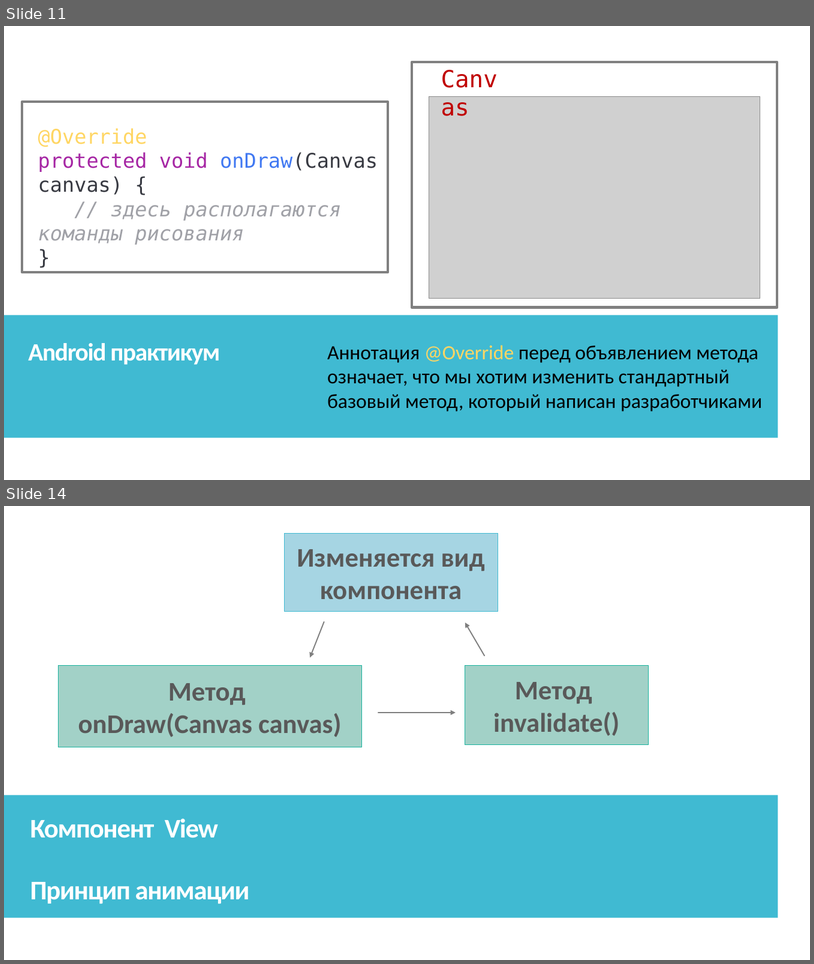
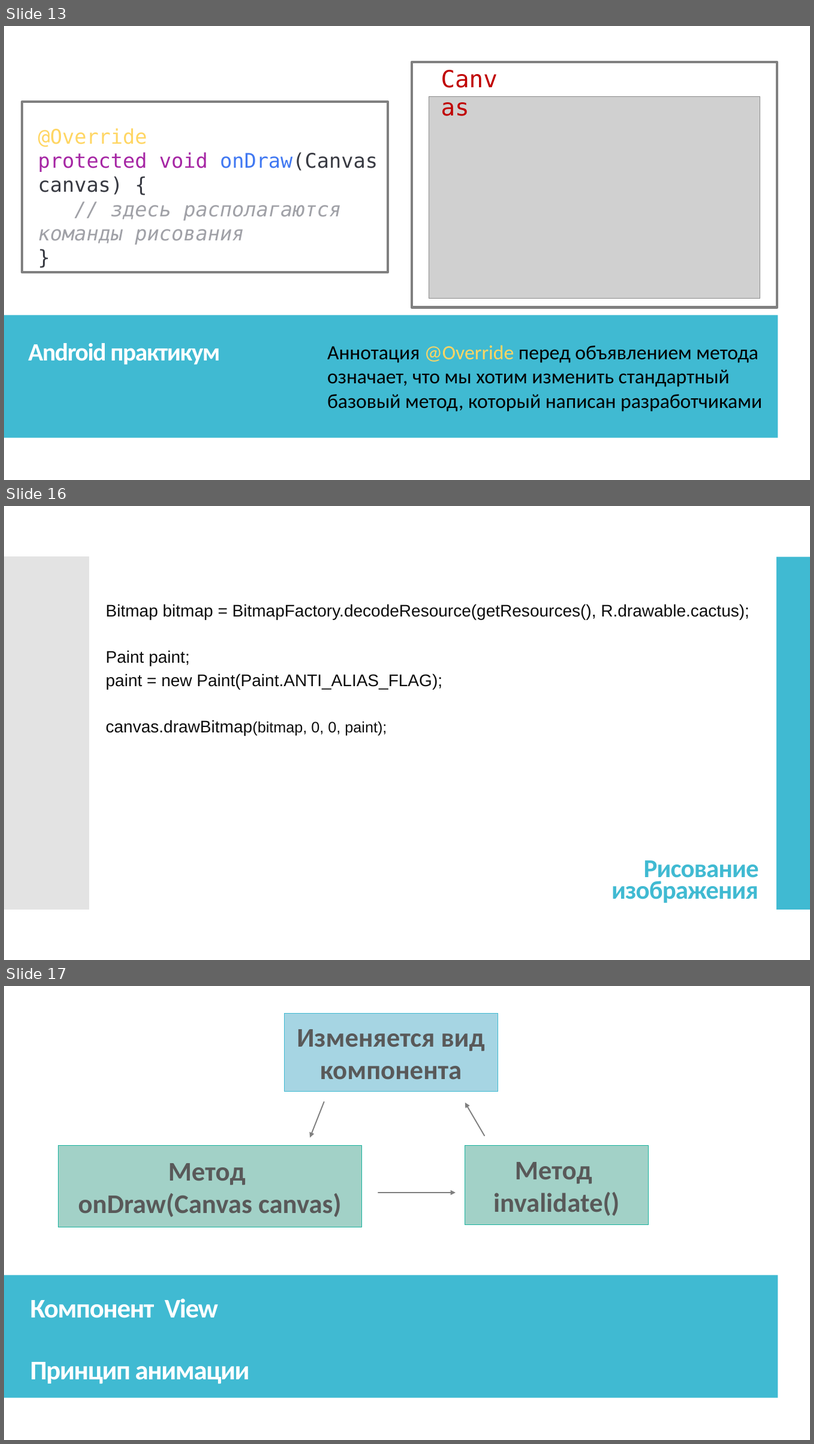
Before and after one commit to IriEfremova/LessonsCube, a slide deck: Samsung/Lesson6/Циклы в Java.pptx. Shown one above the other, each under a label of ours: slides 11 and 14 before the commit, slides 13, 16 and 17 after it; the slides between them are not shown. The pictures are 814x964 and 814x1444 pixels, drawn with LibreOffice and Linux fonts; fonts in the diff are those of the drawing; grey boxes stand for pictures. Boxes give left, top, right and bottom in pixels: in the first picture for what was removed or moved away, otherwise in the second. Text is boxed around its words. In the diff, an @@ line names an element or a change of style, - is before the commit and + after.

```diff
--- a/Samsung/Lesson6/Циклы в Java.pptx
+++ b/Samsung/Lesson6/Циклы в Java.pptx
@@ slide 16 added at [4, 506, 810, 960], background #FFFFFF; not listed: 2 template elements that a slide beside it also shows @@
@@ rectangle added at [4, 506, 810, 960], fill #FFFFFF @@
@@ rectangle added at [4, 556, 232, 909], fill #40BAD2 @@
@@ rectangle added at [4, 556, 89, 909], fill #C8C8C8 at 50% opacity @@
@@ rectangle added at [777, 557, 810, 910], fill #40BAD2 @@
@@ rectangle added at [786, 556, 810, 909], fill #C8C8C8 at 50% opacity @@
@@ text added at [106, 604, 750, 736], 20 pt, text #0D0D0D @@
+Bitmap bitmap = BitmapFactory.decodeResource(getResources(), R.drawable.cactus);
+Paint paint;
+paint = new Paint(Paint.ANTI_ALIAS_FLAG);
+canvas.drawBitmap(bitmap, 0, 0, paint);
@@ text added at [612, 860, 759, 903], 30.6 pt, text #40BAD2, bold @@
+Рисование изображения
@@ what was slide 11 is now slide 13 @@
@@ what was slide 14 is now slide 17 @@
```
Also in this commit, not shown: 3 slides changed, 2 other slides added, 6 other files.
